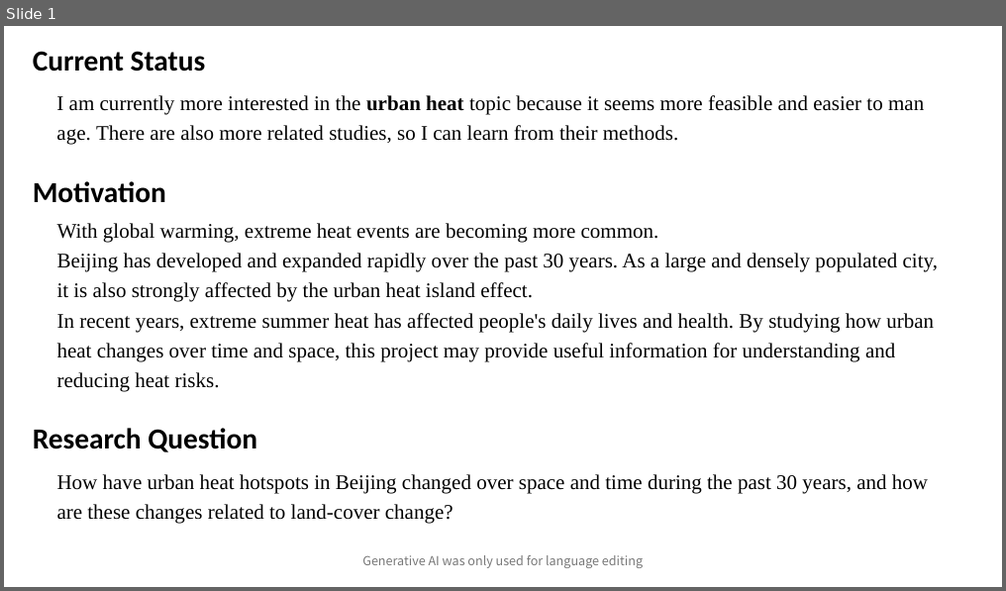
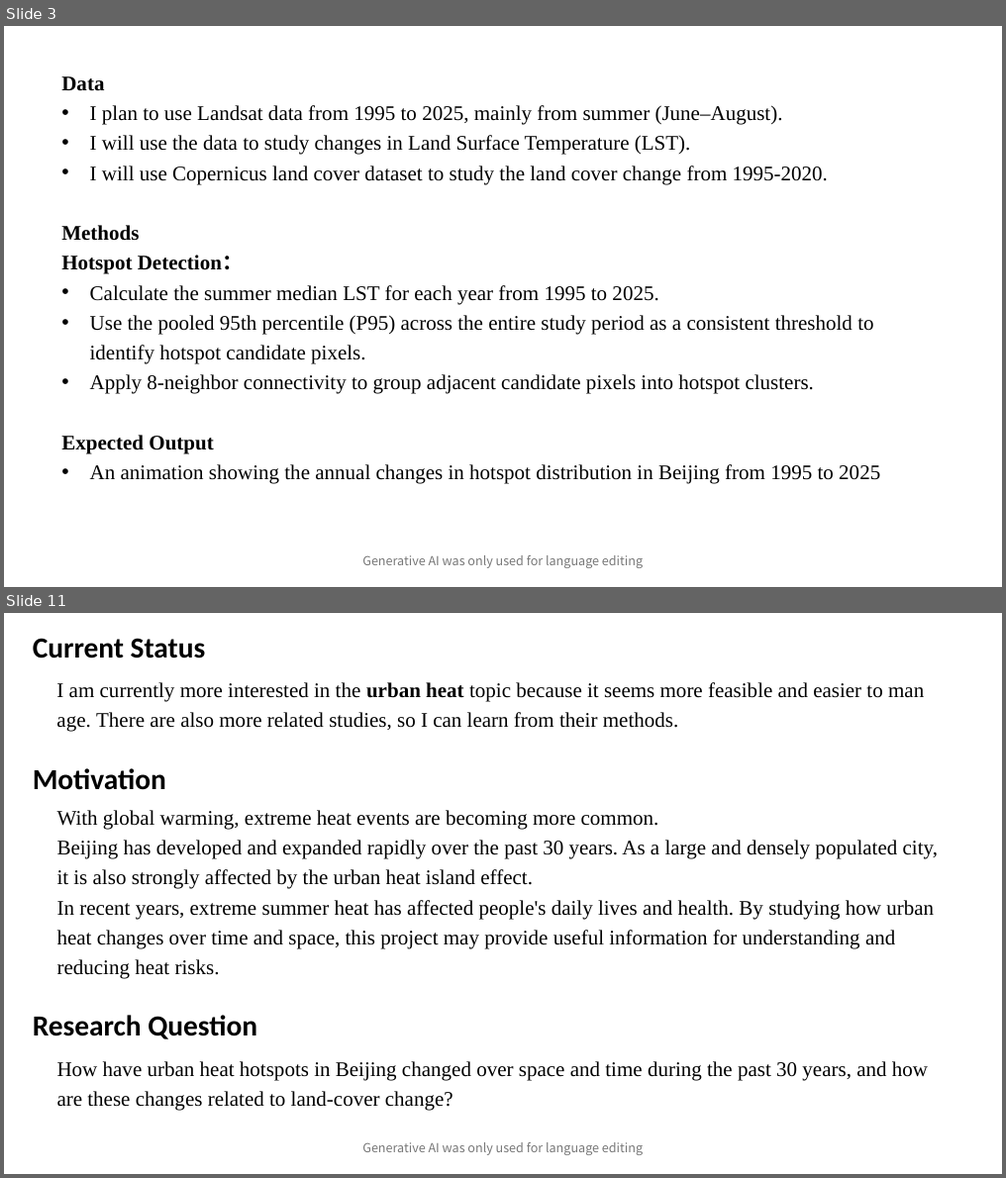
Before and after one commit to mengz12/sds320_project_meng, a slide deck: SDS320_MengZhang_ProjectSlides.pptx. Shown one above the other, each under a label of ours: slide 1 before the commit, slides 3 and 11 after it; the slides between them are not shown. The pictures are 1006x591 and 1006x1178 pixels, drawn with LibreOffice and Linux fonts; fonts in the diff are those of the drawing. Boxes give left, top, right and bottom in pixels: in the first picture for what was removed or moved away, otherwise in the second. Text is boxed around its words. In the diff, an @@ line names an element or a change of style, - is before the commit and + after.

```diff
--- a/SDS320_MengZhang_ProjectSlides.pptx
+++ b/SDS320_MengZhang_ProjectSlides.pptx
@@ slide 3 added at (4, 26, 1002, 587), background #FFFFFF @@
@@ text added at (61, 76, 880, 484), 20 pt, text #000000 @@
+Data
+• I plan to use Landsat data from 1995 to 2025, mainly from summer (June–August).
+• I will use the data to study changes in Land Surface Temperature (LST).
+• I will use Copernicus land cover dataset to study the land cover change from 1995-2020.
+Methods
+Hotspot Detection：
+• Calculate the summer median LST for each year from 1995 to 2025.
+• Use the pooled 95th percentile (P95) across the entire study period as a consistent threshold to identify hotspot candidate pixels.
+• Apply 8-neighbor connectivity to group adjacent candidate pixels into hotspot clusters.
+Expected Output
+• An animation showing the annual changes in hotspot distribution in Beijing from 1995 to 2025
@@ text added at (362, 556, 643, 569), 12 pt, text #797979 @@
+Generative AI was only used for language editing
@@ what was slide 1 is now slide 11 @@
```
Also in this commit, not shown: 1 slide changed, 9 other slides added.
